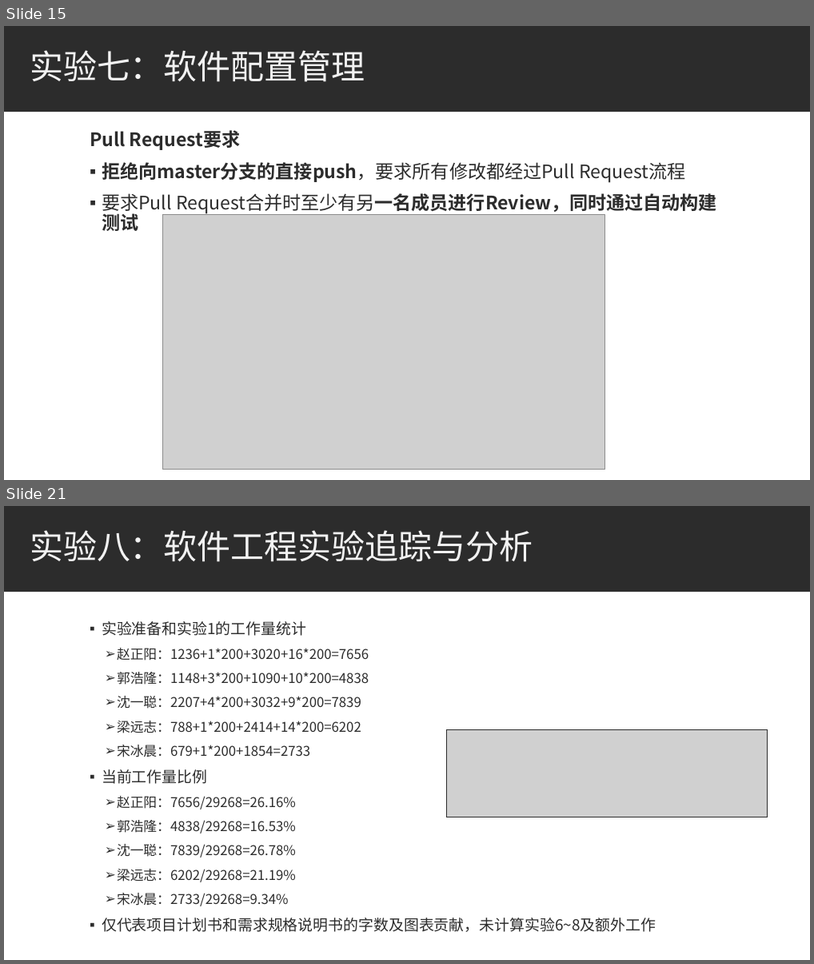
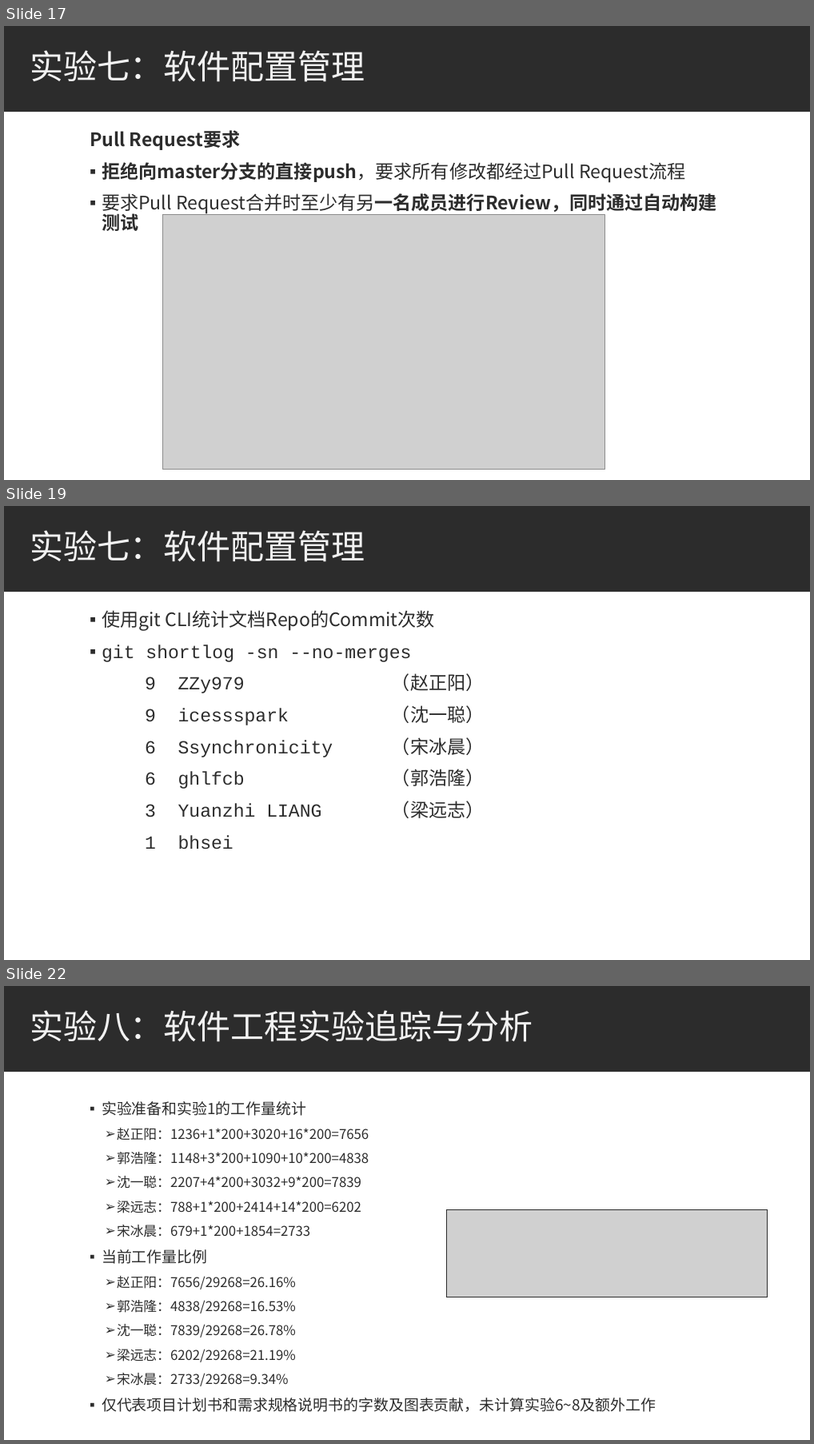
Before and after one commit to bhsei/20_H, a slide deck: 3.项目PPT/第6周_需求分析改进汇报ppt.pptx. Shown one above the other, each under a label of ours: slides 15 and 21 before the commit, slides 17, 19 and 22 after it; the slides between them are not shown. The pictures are 814x964 and 814x1444 pixels, drawn with LibreOffice and Linux fonts; fonts in the diff are those of the drawing; grey boxes stand for pictures. Boxes give left, top, right and bottom in pixels: in the first picture for what was removed or moved away, otherwise in the second. Text is boxed around its words. In the diff, an @@ line names an element or a change of style, - is before the commit and + after.

Commit message:
修改需求分析改进汇报ppt；README实验1标记完成

```diff
--- a/3.项目PPT/第6周_需求分析改进汇报ppt.pptx
+++ b/3.项目PPT/第6周_需求分析改进汇报ppt.pptx
@@ slide 19 added at (4, 506, 810, 960), background #FFFFFF; not listed: 1 template element that a slide beside it also shows @@
@@ title added at (30, 530, 366, 562), 40 pt, text #F2F2F2 @@
+实验七：软件配置管理
@@ text added at (102, 610, 484, 849), 22 pt, text #2C2C2C @@
+▪ 使用git CLI统计文档Repo的Commit次数
+▪ git shortlog -sn --no-merges
+9 ZZy979 （赵正阳）
+9 icessspark （沈一聪）
+6 Ssynchronicity （宋冰晨）
+6 ghlfcb （郭浩隆）
+3 Yuanzhi LIANG （梁远志）
+1 bhsei
@@ what was slide 15 is now slide 17 @@
@@ what was slide 21 is now slide 22 @@
```
Also in this commit, not shown: 3 slides changed, 2 other slides added, 2 slides removed, 1 other file.
